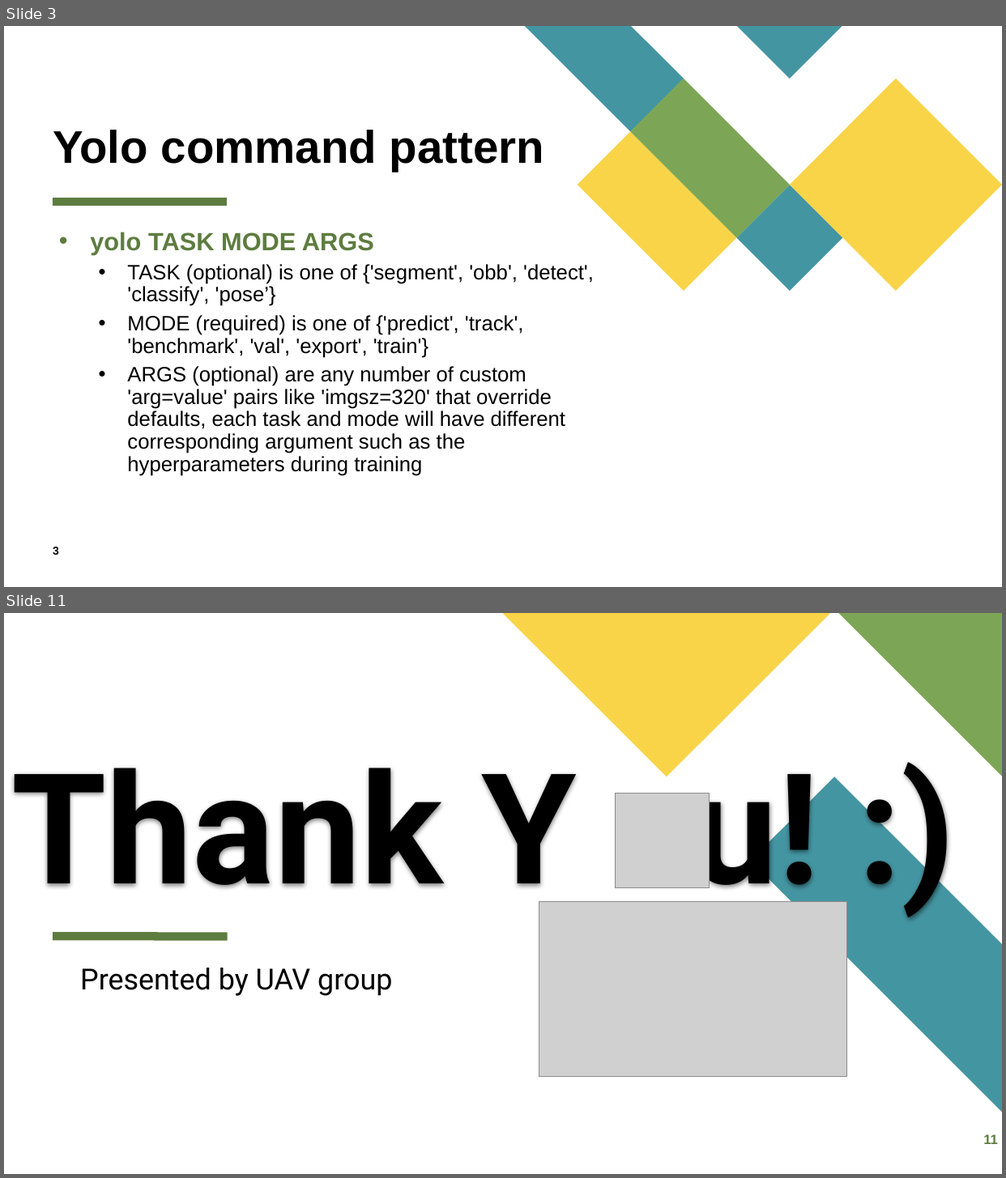
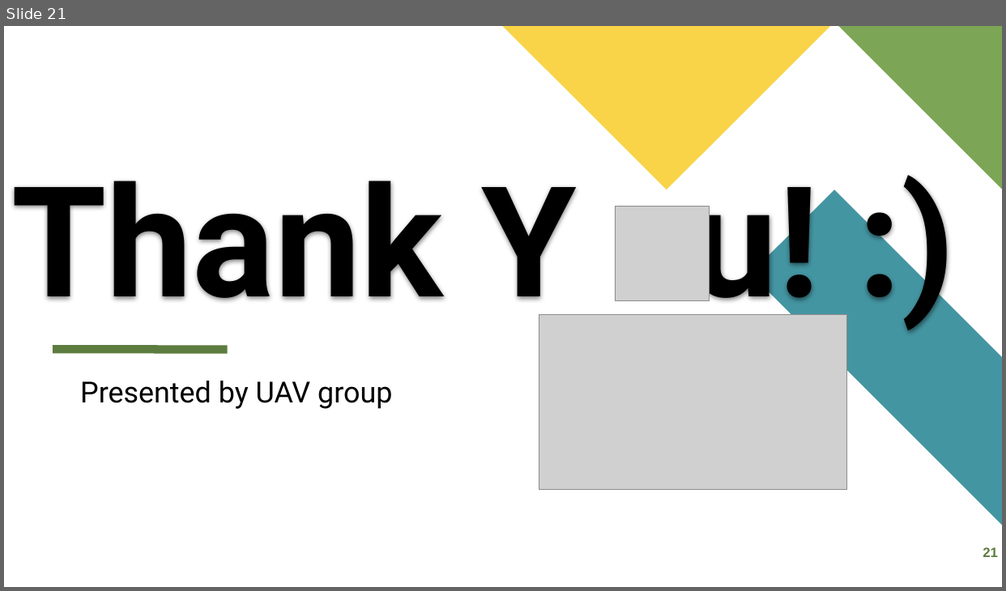
Before and after one commit to Kevin-Whoo/EE6008_48_UAV, a slide deck: EE6008_48_UAV_week4.pptx. Shown one above the other, each under a label of ours: slides 3 and 11 before the commit, slide 21 after it; the slides between them are not shown. The pictures are 1006x1178 and 1006x591 pixels, drawn with LibreOffice and Linux fonts; fonts in the diff are those of the drawing; grey boxes stand for pictures. Boxes give left, top, right and bottom in pixels: in the first picture for what was removed or moved away, otherwise in the second. Text is boxed around its words. In the diff, an @@ line names an element or a change of style, - is before the commit and + after.

```diff
--- a/EE6008_48_UAV_week4.pptx
+++ b/EE6008_48_UAV_week4.pptx
@@ slide 3 removed at box(4, 26, 1002, 587), background #FFFFFF @@
@@ group removed at box(525, 26, 1002, 291): 5 freeform shapes @@
@@ title removed at box(53, 130, 544, 171) @@
-Yolo command pattern
@@ line removed from (53, 202) to (227, 202) @@
@@ text removed at box(90, 232, 594, 476) @@
-• yolo TASK MODE ARGS
-  • TASK (optional) is one of {'segment', 'obb', 'detect', 'classify', 'pose’}
-  • MODE (required) is one of {'predict', 'track', 'benchmark', 'val', 'export', 'train'}
-  • ARGS (optional) are any number of custom 'arg=value' pairs like 'imgsz=320' that override defaults, each task and mode will have different corresponding argument such as the hyperparameters during training
@@ page number removed at box(53, 547, 59, 555) @@
-3
@@ what was slide 11 is now slide 21 @@
@@ page number at box(982, 548, 998, 557): text changed @@
-11
+21
```
Also in this commit, not shown: 4 slides changed, 16 slides added, 5 other slides removed, 6 other files.
